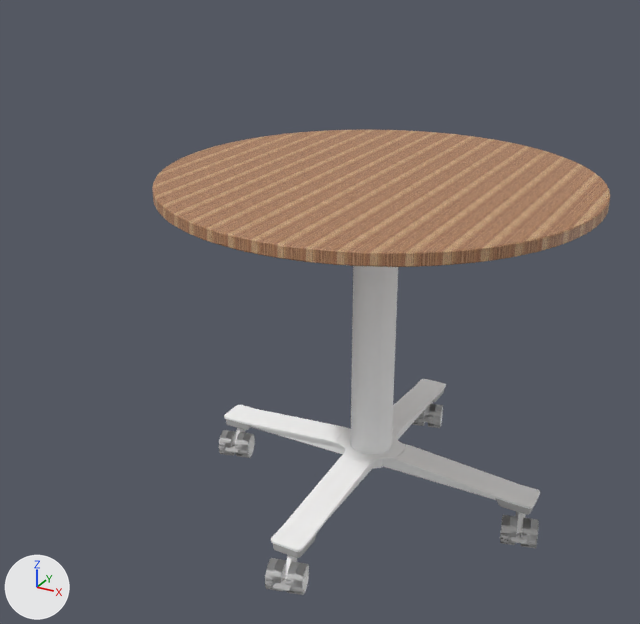
Renders of the FBX model Assets/Meshes/Flipon/folding_table_DL5_Circular_round_pilar_90_finala.fbx from each side of a commit.
Rendered twice from a camera (50 mm lens) standing at (0.743, -1.595, 1.221) and looking at (-0.043, -0.166, 0.506). Every picture has the same lights, and +X, +Y and +Z are marked at lower left. Where no turn or scale is listed for an object, it has been applied to the vertices.

Names of what the first picture shows: 'blat_okk:M9.I21', 'dark_metal_mesh', 'plastic_meshcic90'.
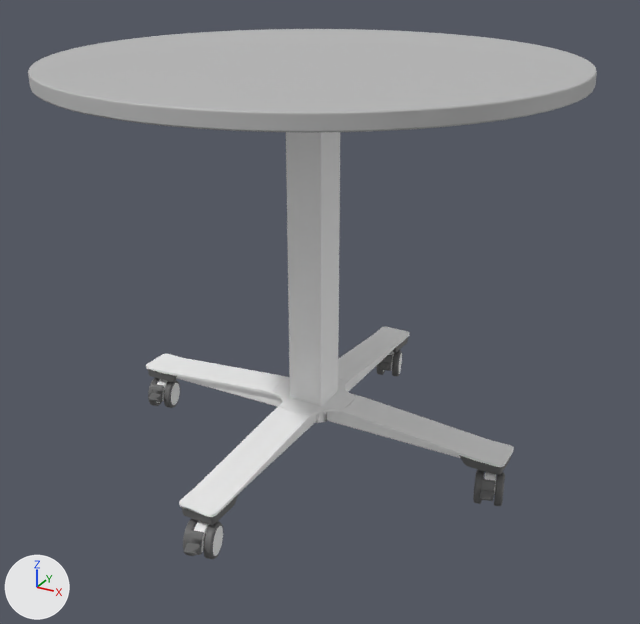
Changed parts and their boxes (x1, y1, x2, y2) in the pictures (640 x 624 px):
'blat_okk:M9.I21', deleted
    before: (152, 130, 610, 267)
'BLAT_MESH', added
    after: (28, 29, 597, 133)
'metal_mesh', added
    after: (146, 132, 514, 556)
'plastic_meshcic90', deleted
    before: (224, 266, 540, 593)
'dark_metal_mesh', deleted
    before: (219, 389, 539, 595)
'plastic_mesh', added
    after: (148, 337, 511, 559)

What the commit changed:
Material 'plastik1' (mat_plastik1) is new.
Its base color is (0.134, 0.134, 0.134) (dark grey #666666).
Its roughness is 0.553.
Material 'metal1' (mat_metal1) is new.
Its base color is (0.942, 0.942, 0.942) (white #f8f8f8).
Its roughness is 0.553.
Mesh me_mesh_005_1 is new.
It has 786 vertices, 793 faces and spans x -0.45..0.45, y -0.45..0.45, z -0.012..0.012.
It uses material mat_phong3 (grey #bcbcbc).
Mesh me_mesh_001_1 is new.
It has 4871 vertices, 4586 faces and spans x -0.392..0.392, y -0.41..0.41, z -0.045..0.045.
It uses material mat_plastik1 (dark grey #666666).
Mesh me_mesh_1 is new.
It has 4795 vertices, 4120 faces and spans x -0.393..0.393, y -0.4..0.4, z -0.327..0.332.
It uses material mat_metal1 (white #f8f8f8).
Object 'blat_okk:M9.I21' (ob_blat_okk_m9_i21) is deleted.
Object 'dark_metal_mesh' (ob_dark_metal_mesh) is deleted.
Object 'plastic_meshcic90' (ob_plastic_meshcic90) is deleted.
Object 'BLAT_MESH' (ob_blat_mesh) is new; it shows me_mesh_005_1.
Its location is (0.006, -0.279, 1.003).
Object 'plastic_mesh' (ob_plastic_mesh) is new; it shows me_mesh_001_1.
Its location is (0.01, -0.301, 0.32).
Object 'metal_mesh' (ob_metal_mesh) is new; it shows me_mesh_1.
Its location is (0.009, -0.288, 0.608).
